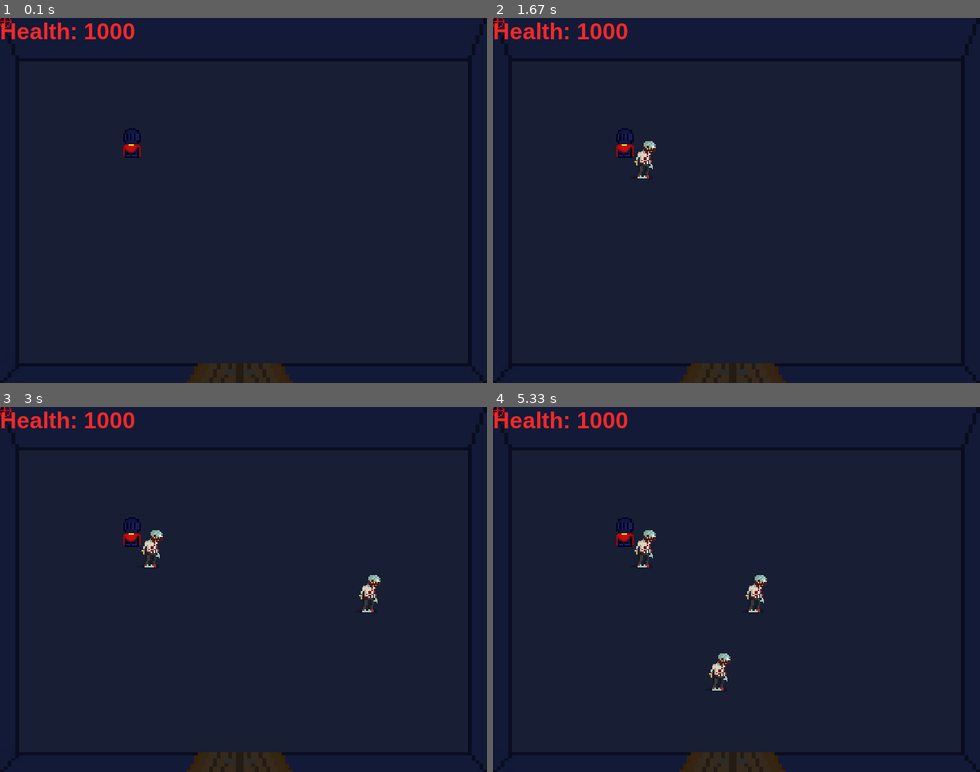
Above: before the commit, frames 1-4 (two rows, left to right).
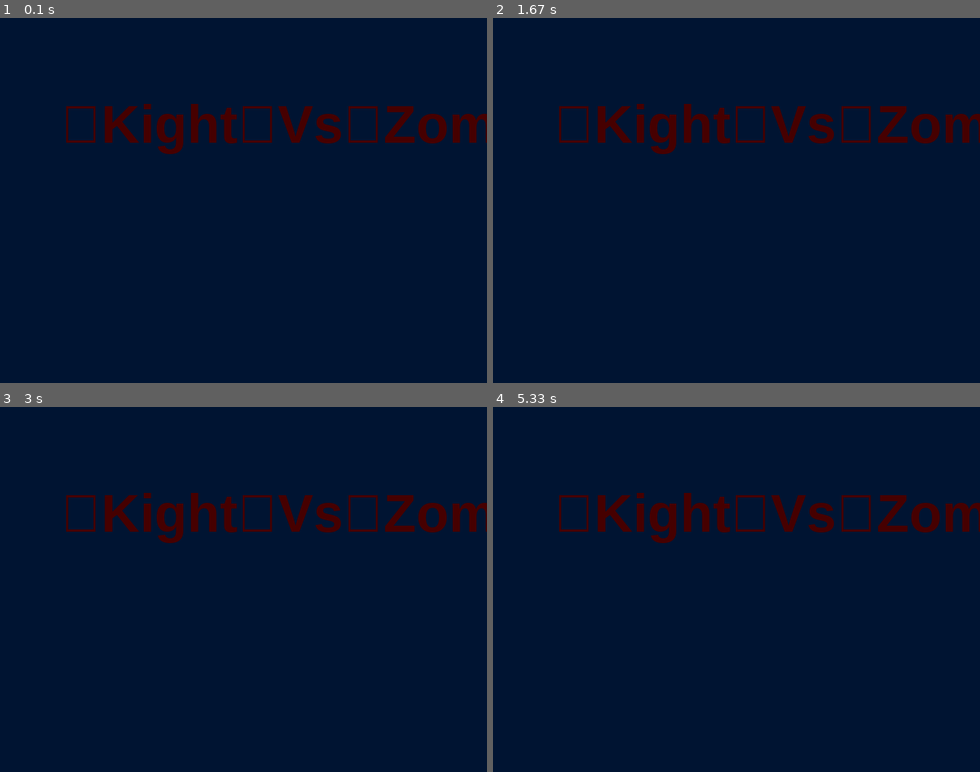
Above: after the commit, the same moments.

Repository: Victor00000000000000/Projeto_Semestral_Introducao_Informatica
Game: pygame game, started from Second_version_With_Classes_Copy_Before_New_Module.py
Two runs of this game, one before a commit and one after it. Both use one fixed random seed, a clock stepped at 60 frames per second and the inputs below.
Inputs:
- Up to frame 1 (0.1 s): no input
- Up to frame 2 (1.67 s): no input
- Up to frame 3 (3 s): no input
- Up to frame 4 (5.33 s): no input

The runs differ from the first frame. In frame 1, 5.0% of the frame differs, in the area x 0-100%, y 0-100%; in frame 2, 5.2%; in frame 3, 5.4%; in frame 4, 5.7%.

Commit message:
Início do Menu

Diff:
--- a/ClassesModule.py
+++ b/ClassesModule.py
@@ -5,29 +5,6 @@
 from pygame.math import Vector2
 pygame.init()
 pygame.mixer.init()
-
-class Aim(pygame.sprite.Sprite):
-    "Aim's programming"
-    def __init__(self, *groups):
-        super().__init__(*groups)
-        self.va = Vector2(300, 300)
-        self.image = pygame.image.load(r"Data\Imagens\aim.png")
-        self.rect = pygame.Rect(self.va, (1, 1))
-        self.image = pygame.transform.scale(self.image, (50, 50))
-        self.rect.center = (150, 150)
-
-    def update(self, *args):
-
-        global aim_x, aim_y, aim_vector
-        aim_x = self.rect.x
-        aim_y = self.rect.y
-        aim_vector = self.va
-
-        mouse_visility = pygame.mouse.set_visible(False)
-        mouse_coordenates = pygame.mouse.get_pos()
-        self.rect.x = mouse_coordenates[0] - 25
-        self.rect.y = mouse_coordenates[1] - 25
-
 
 class Knight(pygame.sprite.Sprite):
     "Player's programming"
@@ -48,7 +25,7 @@
     def update(self, *arg):
         #Coordenadas globais do knight e atualização dos valores
         global knight_x, knight_y, vector_k
-        self.vk = Vector2(self.rect.x, self.rect.y)
+        self.vk = Vector2(x=self.rect.x, y=self.rect.y)
         vector_k = self.vk
         knight_x = self.rect.x
         knight_y = self.rect.y
@@ -69,12 +46,6 @@
         if keys[pygame.K_s]:
             self.rect.y += 3.5
 
-        # Mudar para a tecla do mouse
-        #shoot_sound = pygame.mixer.music.load(r"C:\Users\home\Desktop\Victor\UFSC\Projeto_Semestral_Introducao_Informatica\Data\Áudios\Spells\Shoot_sound\shot converter.mp3")
-        for event in pygame.event.get():
-            if event.type == MOUSEBUTTONDOWN:
-                pass
-                #shoot_sound.play(1)
 
         # Animação Knight
 ##            if event.type == KEYDOWN:
@@ -96,6 +67,27 @@
 
         if self.rect.left < 10:
             self.rect.left = 10
+
+class Aim(pygame.sprite.Sprite):
+    "Aim's programming"
+    def __init__(self, *groups):##ERROR
+        super().__init__(*groups)
+        self.va = Vector2(300, 300)
+        self.image = pygame.image.load(r"Data\Imagens\aim.png")
+        self.rect = pygame.Rect(self.va, (0, 0))
+        self.image = pygame.transform.scale(self.image, (50, 50))
+        self.rect.center = (150, 150)
+    def update(self, *args):
+
+        global aim_x, aim_y, aim_vector
+        aim_x = self.rect.x
+        aim_y = self.rect.y
+        aim_vector = self.va
+
+        mouse_visility = pygame.mouse.set_visible(False)
+        mouse_coordenates = pygame.mouse.get_pos()
+        self.rect.x = mouse_coordenates[0] - 25
+        self.rect.y = mouse_coordenates[1] - 25
 
 class Zombie(pygame.sprite.Sprite):
     "Zombies' programming"
@@ -137,14 +129,25 @@
 
         self.vb = Vector2()
         self.image = pygame.image.load(r"Data\Imagens\fireball.png")
-        self.rect = pygame.Rect(self.vb, (23, 17))
+        self.rect = pygame.Rect(self.vb, (80, 80))
         self.image = pygame.transform.scale(self.image, (50, 50))
+        self.rect.x = knight_x
+        self.rect.y = knight_y
+        self.shoot_sound = pygame.mixer.Sound(r"Data\Áudios\Spells\Shoot_sound\shot converter.mp3")
+        self.angulo_aim_knight = m.atan2(aim_y-knight_y, aim_x-knight_x)
+        self.velocity = 1
 
     def update(self, *args):
         global bullet_x, bullet_y, bullet_vector
         bullet_x = self.rect.x
         bullet_y = self.rect.y
         bullet_vector = self.vb
+
+        for event in pygame.event.get():
+            if event.type == MOUSEBUTTONDOWN:
+                self.shoot_sound.play(1)
+                self.rect.x += self.velocity
+                self.rect.y += self.velocity*self.angulo_aim_knight
 
 class Background(pygame.sprite.Sprite):
     "Scenario's programming"
--- a/Second_version_With_Classes_Copy_Before_New_Module.py
+++ b/Second_version_With_Classes_Copy_Before_New_Module.py
@@ -22,12 +22,14 @@
 color_ret = pygame.Color(255, 0, 0)
 color_text_end_game = pygame.Color(255, 255, 255)
 color_text_health_knight = pygame.Color(242, 41, 41)
+color_menu = pygame.Color(0, 20, 50)
+color_titulo = pygame.Color(70, 0, 0)
 
 #SysFont's settings:
 fonte = pygame.font.SysFont("arial", 12, True, False)
 fonte_end_game = pygame.font.SysFont("arial", 50, True, False)
 fonte_health_knight = pygame.font.SysFont("arial", 30, True, False)
-
+fonte_titulo = pygame.font.SysFont("arial", 70, True, False)
 #Rect's settings
 ret = pygame.Rect(50, 50, 100, 100)
 
@@ -44,7 +46,7 @@
 pygame.mixer.music.play(-1)
 
 #Bullet Sound:
-shoot_sound = pygame.mixer.Sound(r"Data\Áudios\Spells\Shoot_sound\shot converter.mp3")
+
 #Background's image:
 #Clock's settings:
 clock = pygame.time.Clock()
@@ -55,7 +57,7 @@
 zombie_borner = 0.7 #Porcentagem de chance de spawn da Zombie
 timer = 0
 aim = Aim(drawGroup)
-game_over = False
+game_over = True
 number_zombie = -1
 while True:
     clock.tick(60) # Define a quantidade de fps (60 fps
@@ -75,6 +77,15 @@
             if event.key == K_ESCAPE:
                 game_over = True
 
+    #MENU GAME
+    if game_over and knight.health != 0:
+        tela.fill(color_menu)
+        texto_formatado_titulo = fonte_titulo.render("\nKight\nVs\nZombies\n", True, color_titulo)
+        tela.blit(texto_formatado_titulo, (80, 100))
+
+
+
+    #START GAME
     if not game_over: #logic game execution
         #Spawner
         timer+=1
@@ -84,11 +95,6 @@
                 newZombie = Zombie(drawGroup, zombieGroup)
                 number_zombie += 1
 
-        #BULLET:
-        for event in pygame.event.get():
-            if event.type == MOUSEBUTTONDOWN:
-                shoot_sound.play(1)
-
         #Collisions:
         collision_knight_zombies = pygame.sprite.spritecollide(knight, zombieGroup, False)# COLISÃO DOS ZOMBIES COM O KNIGHT
         if collision_knight_zombies:
@@ -97,6 +103,11 @@
         collision_zombies_bullet = pygame.sprite.groupcollide(zombieGroup, bulletGroup, False, True)
         if collision_zombies_bullet:
             newZombie.health -= 5
+        #Creating Bullet:
+        for event in pygame.event.get():
+            if event.type == MOUSEBUTTONDOWN:
+                bullet = Bullet(drawGroup, bulletGroup)
+
 
         #Animation:
 ##        keys = pygame.key.get_pressed()
